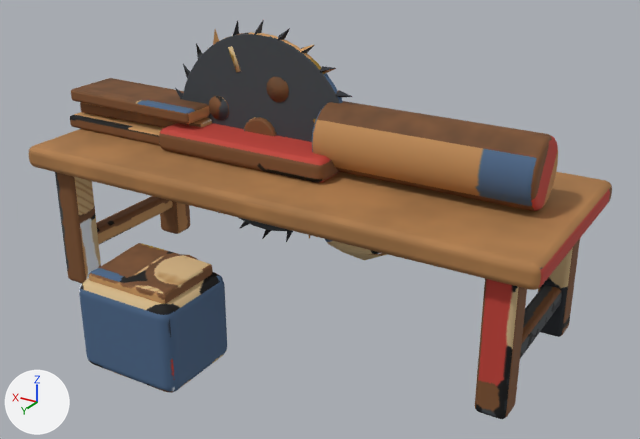
One commit to the glTF model game/assets3d/props/station_sawmill.glb: the scene before it, then after it.
One viewpoint serves both versions: a camera (50 mm lens) standing at (-2.23, 3.57, 2.29) and looking at (-0.09, -0.01, 0.5). Lighting does not change. The marker at lower left points along +X, +Y and +Z. The picture after the commit comes second. Vertices at exactly the same position are counted once.

The first picture shows 'brace'.
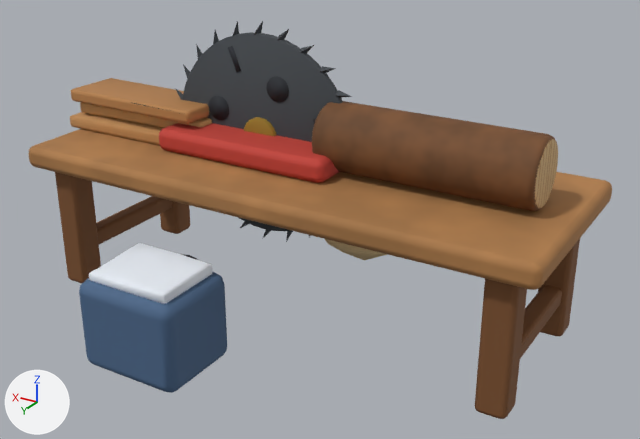
Where the change shows, as pixel boxes (x1, y1, x2, y2) in the pictures (640 x 439 px):
'brace', reshaped
    before: (29, 20, 612, 419)
    after: (29, 21, 612, 419)
part 1 of me_brace, cut back
    before: (68, 20, 563, 419)
    after: (68, 78, 562, 358)
part 2 of me_brace, surface changed
    both: (55, 21, 575, 416)

Edits to the bpy script that builds the scene:
```text
Change me_brace:
    used by ob_brace; location = (-1.22, 0.0, 0.18)
    remove me_brace.from_pydata(...)  # 2762 vertices, 5316 faces; spans x -0.18..2.66, y -1.15..1.08, z -0.28..1.31
    add me_brace.from_pydata(...)  # 1964 vertices, 3720 faces; spans x -0.18..2.66, y -1.15..1.08, z -0.28..1.31
    me_brace part 1: 59 vertices moved within x -0.03..2.66, y -0.44..1.02, z 0.0..0.84; 927 vertices removed from x -0.07..2.66, y -0.47..1.02, z -0.16..1.31; 130 vertices added at x -0.05..2.66, y -0.46..1.03, z -0.17..1.09
    me_brace part 2: 685 kept faces spanning x -0.17..2.66, y -1.15..1.07, z -0.28..1.31 get new texture (UV) coordinates
    other edits to the shape of me_brace do not show in these pictures
```
